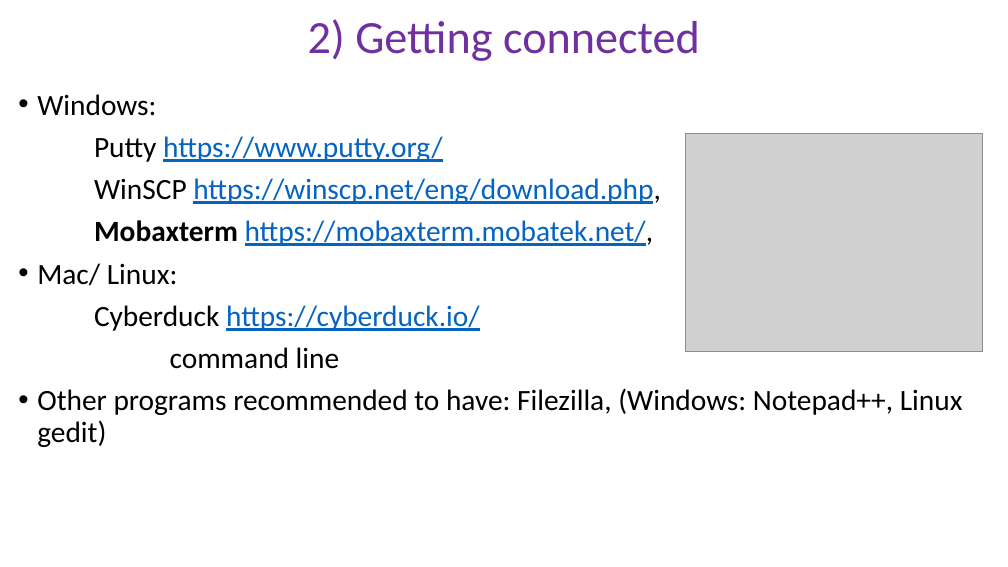
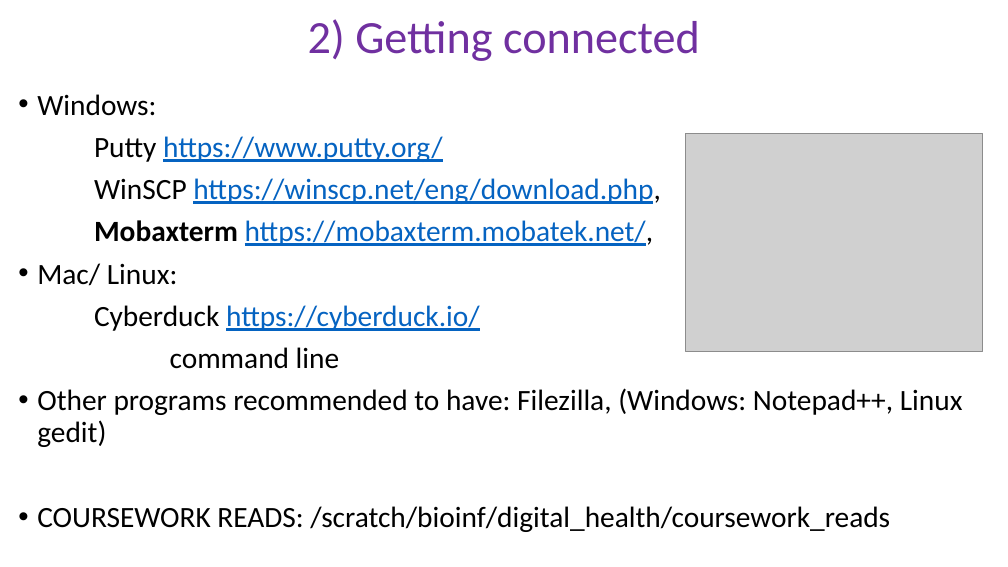
Before and after one commit to peterthorpe5/Msc_Digital_Health, a slide deck: slide 1 of powerpoint/2_Getting_connected_kennedy.pptx. Drawn at 1008x567 pixels with LibreOffice and Linux fonts; fonts in the diff are those of the drawing; grey boxes stand for pictures. Boxes give left, top, right and bottom in pixels: in the first picture for what was removed or moved away, otherwise in the second. Text is boxed around its words. In the diff, an @@ line names an element or a change of style, - is before the commit and + after.

Commit message:
updates for scratch path

```diff
--- a/powerpoint/2_Getting_connected_kennedy.pptx
+++ b/powerpoint/2_Getting_connected_kennedy.pptx
@@ text at (x1=37, y1=506, x2=890, y2=532): paragraph added @@
+• COURSEWORK READS: /scratch/bioinf/digital_health/coursework_reads
```
Also in this commit, not shown: 1 other slide changed, 4 other files.
